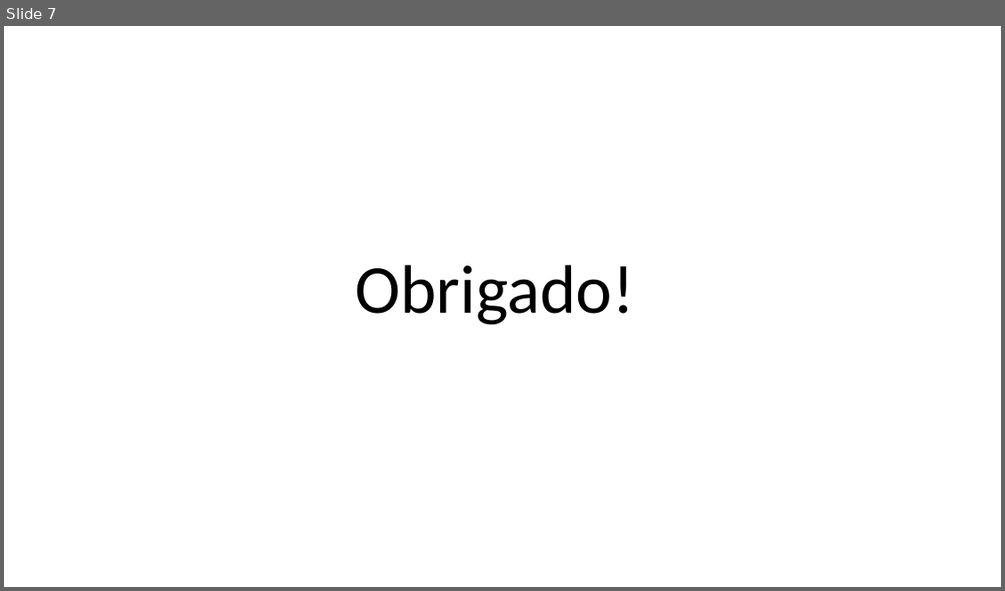
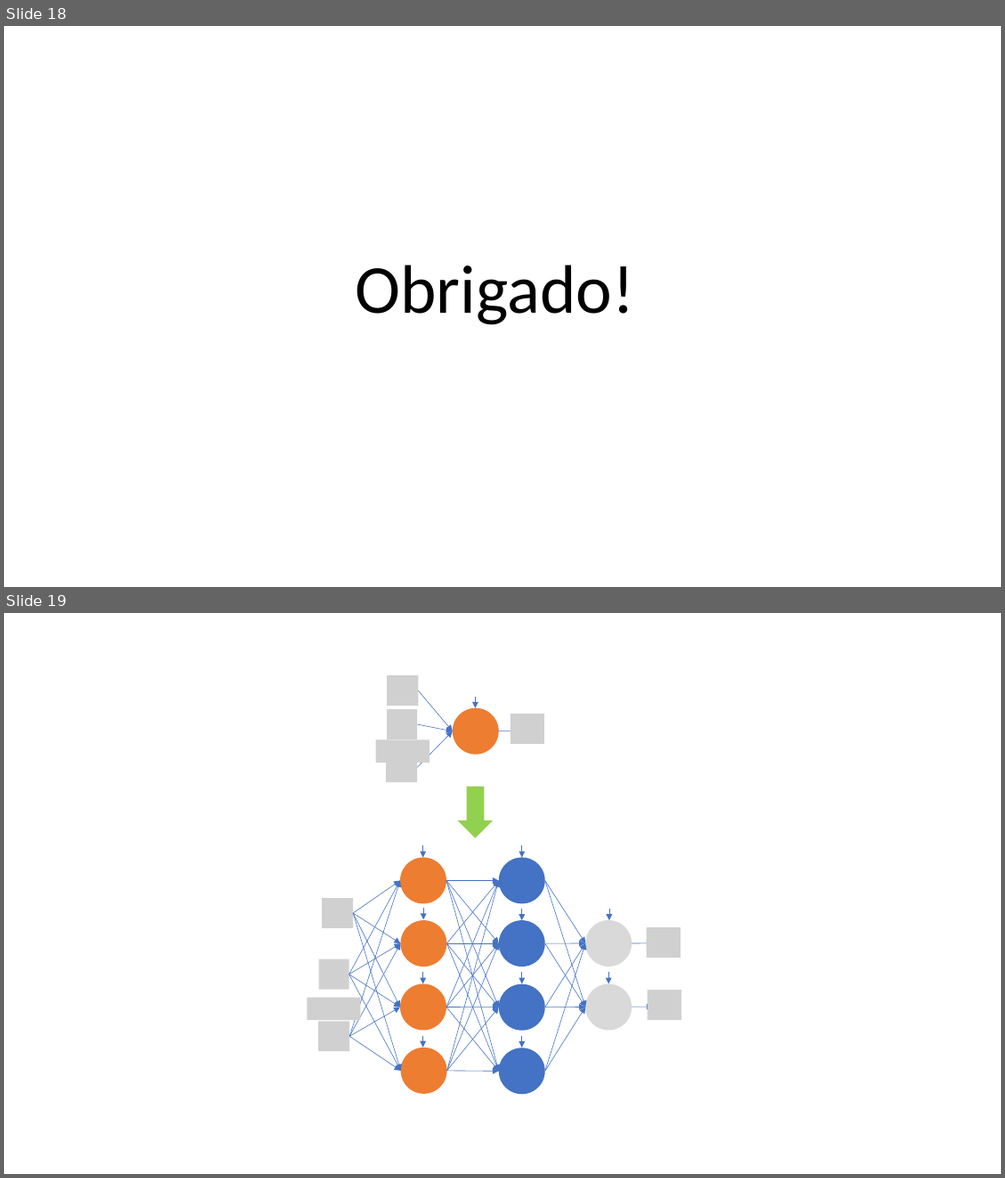
Before and after one commit to zz4fap/tp557-iot-ml, a slide deck: slides/TP557_9_Classificação_com_DNNs.pptx. Shown one above the other, each under a label of ours: slide 7 before the commit, slides 18 and 19 after it. The pictures are 1005x591 and 1005x1178 pixels, drawn with LibreOffice and Linux fonts; fonts in the diff are those of the drawing; grey boxes stand for pictures. Boxes give left, top, right and bottom in pixels: in the first picture for what was removed or moved away, otherwise in the second. Text is boxed around its words. In the diff, an @@ line names an element or a change of style, - is before the commit and + after.

```diff
--- a/slides/TP557_9_Classificação_com_DNNs.pptx
+++ b/slides/TP557_9_Classificação_com_DNNs.pptx
@@ slide 19 added at (4,613,1001,1174), background #FFFFFF @@
@@ picture added at (387,676,418,706) @@
@@ arrow added from (418, 690) to (453, 731), #4472C4 0.5 pt @@
@@ picture added at (387,709,417,739) @@
@@ ellipse added at (453,708,499,755), fill #ED7D31 @@
@@ arrow added from (475, 696) to (475, 708), #4472C4 0.5 pt @@
@@ picture added at (510,714,544,743) @@
@@ picture added at (376,740,429,763) @@
@@ arrow added from (418, 724) to (453, 731), #4472C4 0.5 pt @@
@@ arrow added from (418, 767) to (453, 731), #4472C4 0.5 pt @@
@@ arrow added from (498, 731) to (518, 731), #4472C4 0.5 pt @@
@@ picture added at (386,752,418,782) @@
@@ down arrow added at (458,787,493,838), fill #92D050 @@
@@ group added at (307,845,680,1094): 48 arrows, 10 ellipses, 6 pictures @@
@@ what was slide 7 is now slide 18 @@
```
Also in this commit, not shown: 1 slide changed, 13 other slides added, 5 other files.
